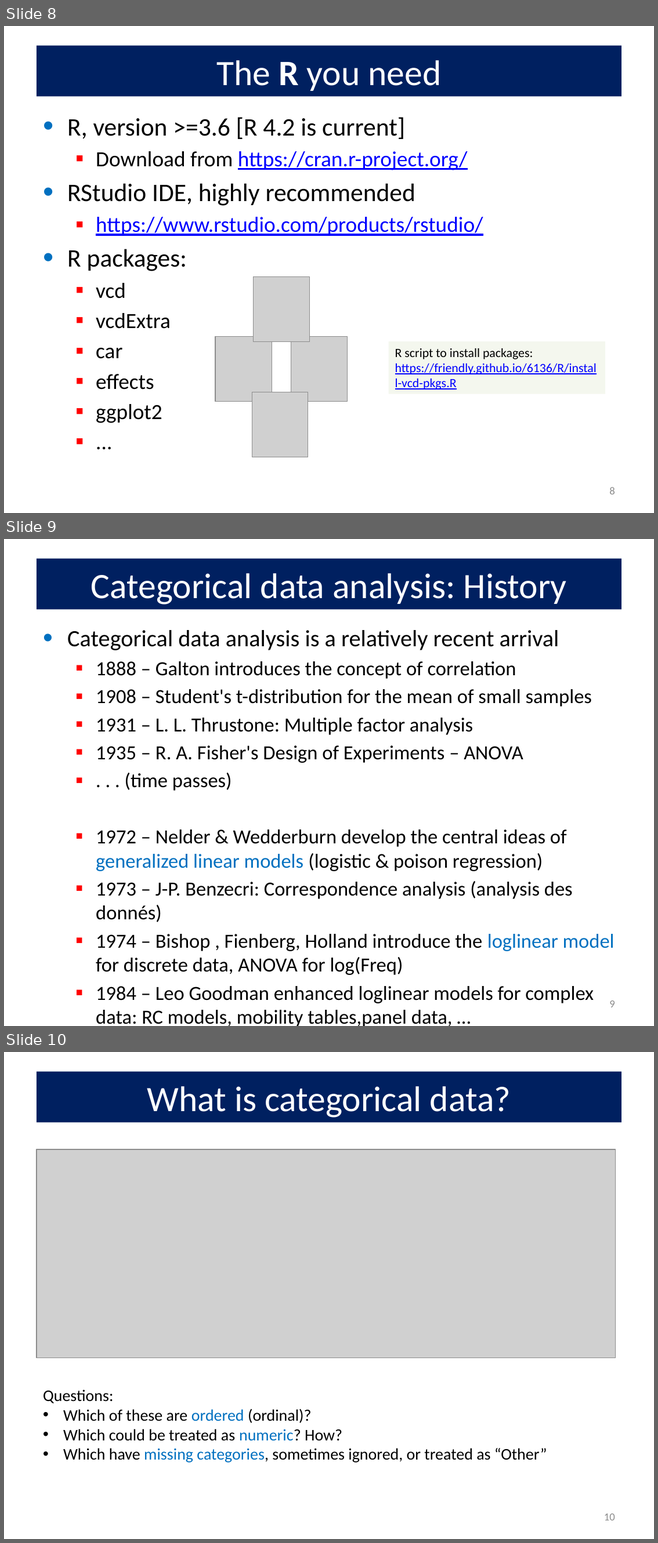
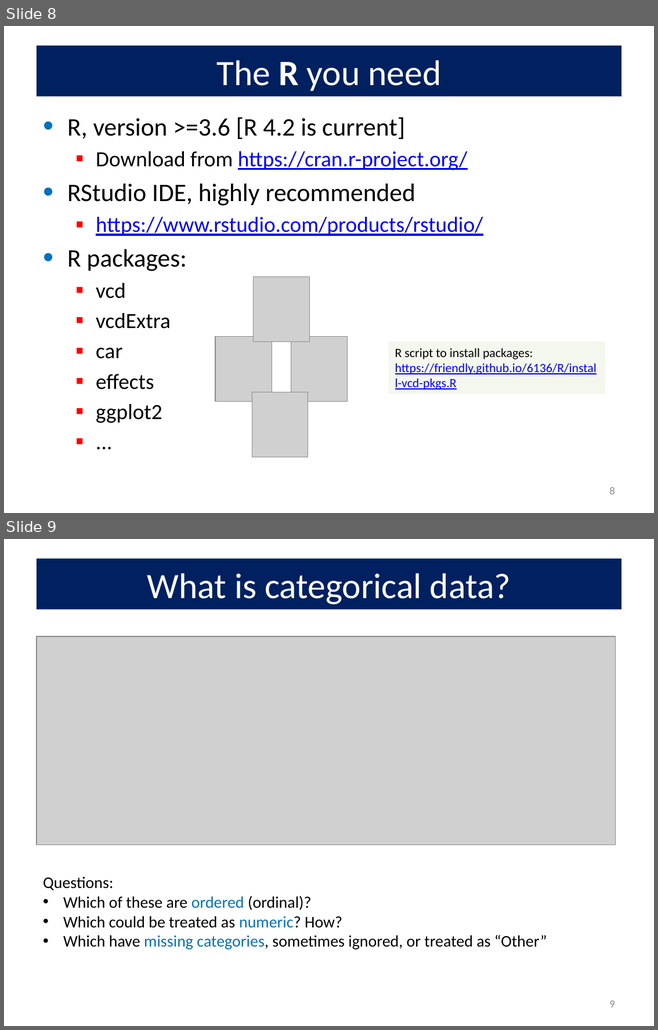
Before and after one commit to friendly/psy6136, a slide deck: lectures/01-Overview.pptx. Shown one above the other, each under a label of ours: slides 8, 9 and 10 before the commit, slides 8 and 9 after it. The pictures are 658x1543 and 658x1030 pixels, drawn with LibreOffice and Linux fonts; fonts in the diff are those of the drawing; grey boxes stand for pictures. Boxes give left, top, right and bottom in pixels: in the first picture for what was removed or moved away, otherwise in the second. Text is boxed around its words. In the diff, an @@ line names an element or a change of style, - is before the commit and + after.

```diff
--- a/lectures/01-Overview.pptx
+++ b/lectures/01-Overview.pptx
@@ slide 9 removed at bbox=[4, 539, 654, 1026], background #FFFFFF @@
@@ title removed at bbox=[36, 559, 621, 609] @@
-Categorical data analysis: History
@@ text removed at bbox=[67, 630, 614, 1026] @@
-• Categorical data analysis is a relatively recent arrival
-  ▪ 1888 – Galton introduces the concept of correlation
-  ▪ 1908 – Student's t-distribution for the mean of small samples
-  ▪ 1931 – L. L. Thrustone: Multiple factor analysis
-  ▪ 1935 – R. A. Fisher's Design of Experiments – ANOVA
-  ▪ . . . (time passes)
-  ▪ 1972 – Nelder & Wedderburn develop the central ideas of generalized linear models (logistic & poison regression)
-  ▪ 1973 – J-P. Benzecri: Correspondence analysis (analysis des donnés)
-  ▪ 1974 – Bishop , Fienberg, Holland introduce the loglinear model for discrete data, ANOVA for log(Freq)
-  ▪ 1984 – Leo Goodman enhanced loglinear models for complex data: RC models, mobility tables,panel data, …
@@ page number removed at bbox=[609, 1001, 614, 1008] @@
-9
@@ what was slide 10 is now slide 9 @@
@@ page number at bbox=[609, 1001, 614, 1008]: text changed @@
-10
+9
```
Also in this commit, not shown: 1 slide changed, 1 other slide removed, 1 other file.
